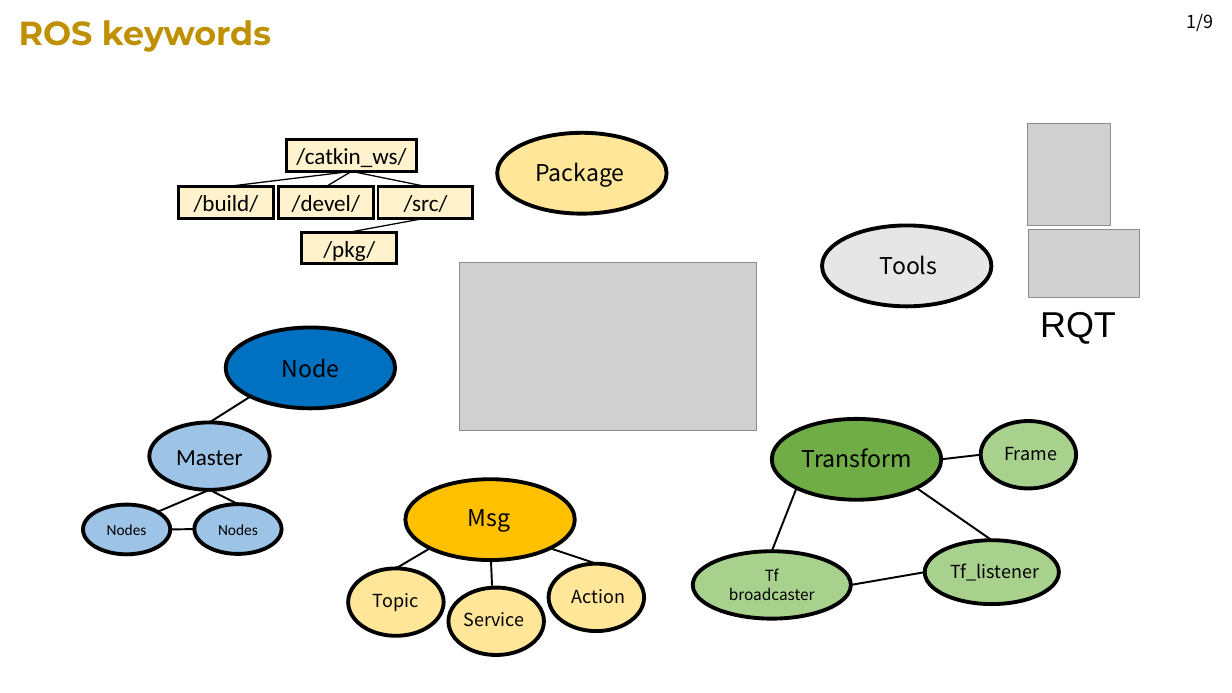
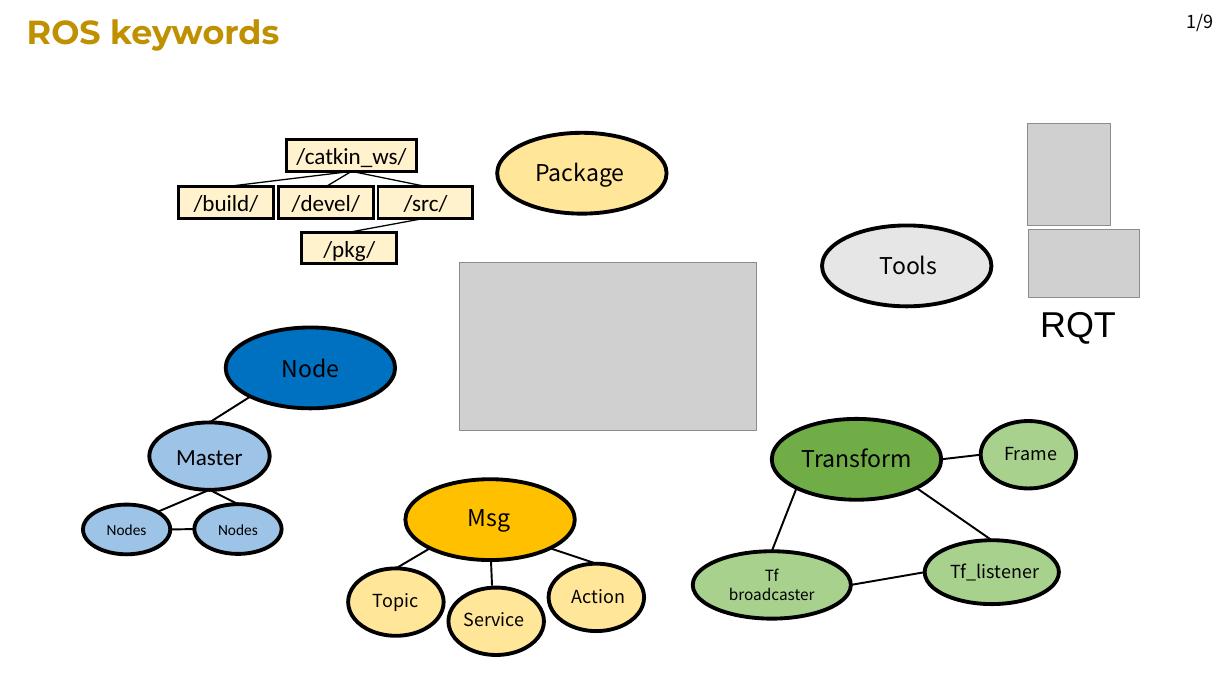
Before and after one commit to JaeHyung-Jung/JH_drone, a slide deck: slide 3 of drone_seminar/Seminar_ROS기본개념_정재형_75%.pptx. Drawn at 1232x693 pixels with LibreOffice and Linux fonts; fonts in the diff are those of the drawing; grey boxes stand for pictures. Boxes give left, top, right and bottom in pixels: in the first picture for what was removed or moved away, otherwise in the second. Text is boxed around its words. In the diff, an @@ line names an element or a change of style, - is before the commit and + after.

```diff
--- a/drone_seminar/Seminar_ROS기본개념_정재형_75%.pptx
+++ b/drone_seminar/Seminar_ROS기본개념_정재형_75%.pptx
@@ text "ROS keywords": place and size @@
-text "ROS keywords" at (19,20,271,52)
+text "ROS keywords" at (27,19,279,51)
```
Also in this commit, not shown: 2 other slides changed, 1 slide added.
